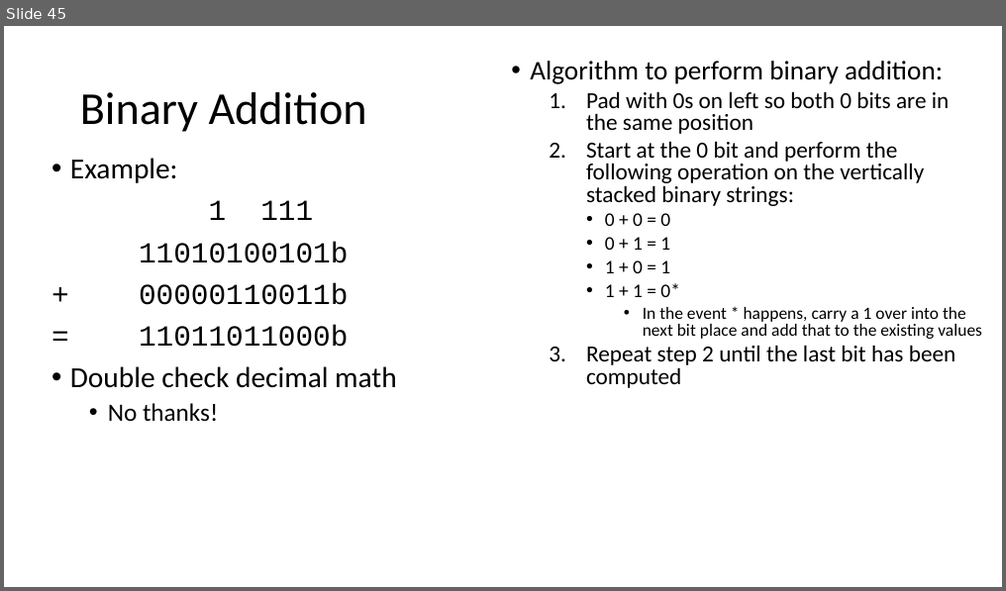
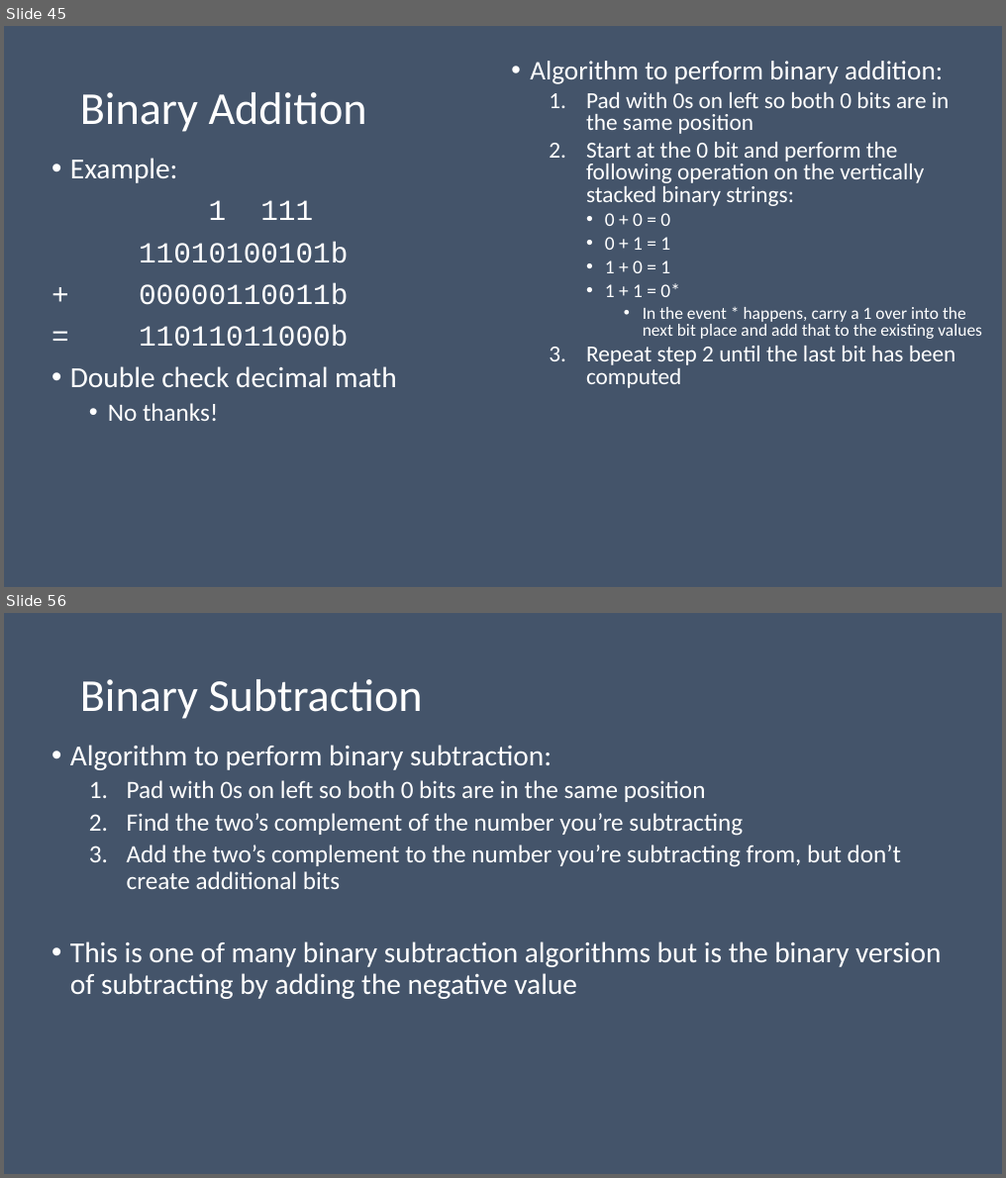
Before and after one commit to MrJoshGross/Course-Curricular-Material, a slide deck: wip/Lecture 4 - Binary Addition and Subtraction.pptx. Shown one above the other, each under a label of ours: slide 45 before the commit, slides 45 and 56 after it; the slides between them are not shown. The pictures are 1006x591 and 1006x1178 pixels, drawn with LibreOffice and Linux fonts; fonts in the diff are those of the drawing. Boxes give left, top, right and bottom in pixels: in the first picture for what was removed or moved away, otherwise in the second. Text is boxed around its words. In the diff, an @@ line names an element or a change of style, - is before the commit and + after.

Commit message:
Update Lecture 4 - Binary Addition and Subtraction.pptx
finished subtraction slides and added addition and subtraction problems

```diff
--- a/wip/Lecture 4 - Binary Addition and Subtraction.pptx
+++ b/wip/Lecture 4 - Binary Addition and Subtraction.pptx
@@ slide 56 added at [4,613,1002,1174], background #44546A @@
@@ title added at [80,679,423,719], 44 pt, text #FFFFFF @@
+Binary Subtraction
@@ text added at [70,745,941,999], 24 pt, text #FFFFFF @@
+• Algorithm to perform binary subtraction:
+  1. Pad with 0s on left so both 0 bits are in the same position
+  2. Find the two’s complement of the number you’re subtracting
+  3. Add the two’s complement to the number you’re subtracting from, but don’t create additional bits
+• This is one of many binary subtraction algorithms but is the binary version of subtracting by adding the negative value
@@ slide 45 changed as well @@
@@ background #FFFFFF to #44546A @@
@@ text colour #000000 to #FFFFFF in 3 elements at [80,92,367,132], [530,61,982,388], [70,158,397,421] @@
```
Also in this commit, not shown: 45 other slides changed, 22 other slides added.
